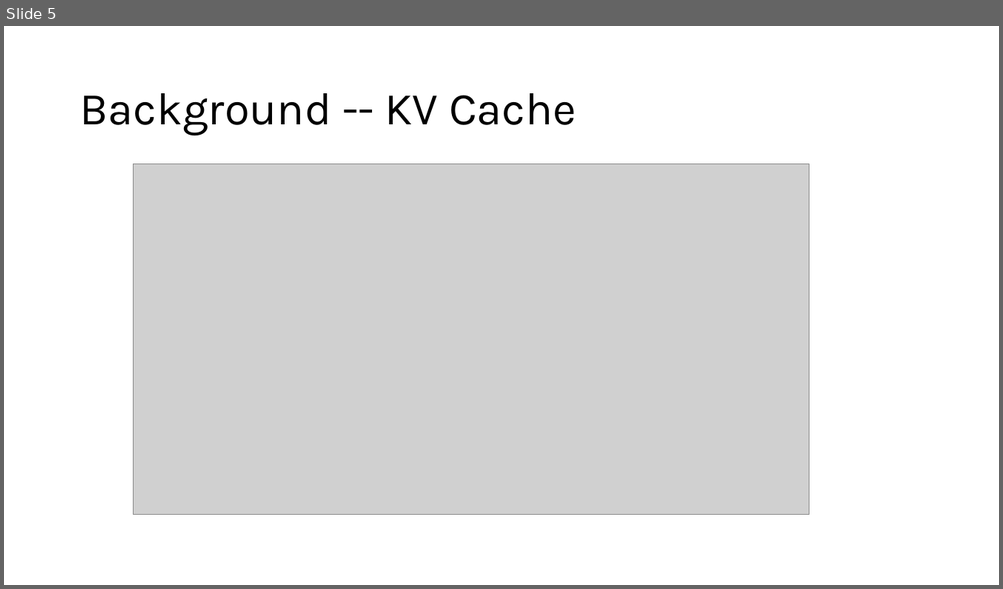
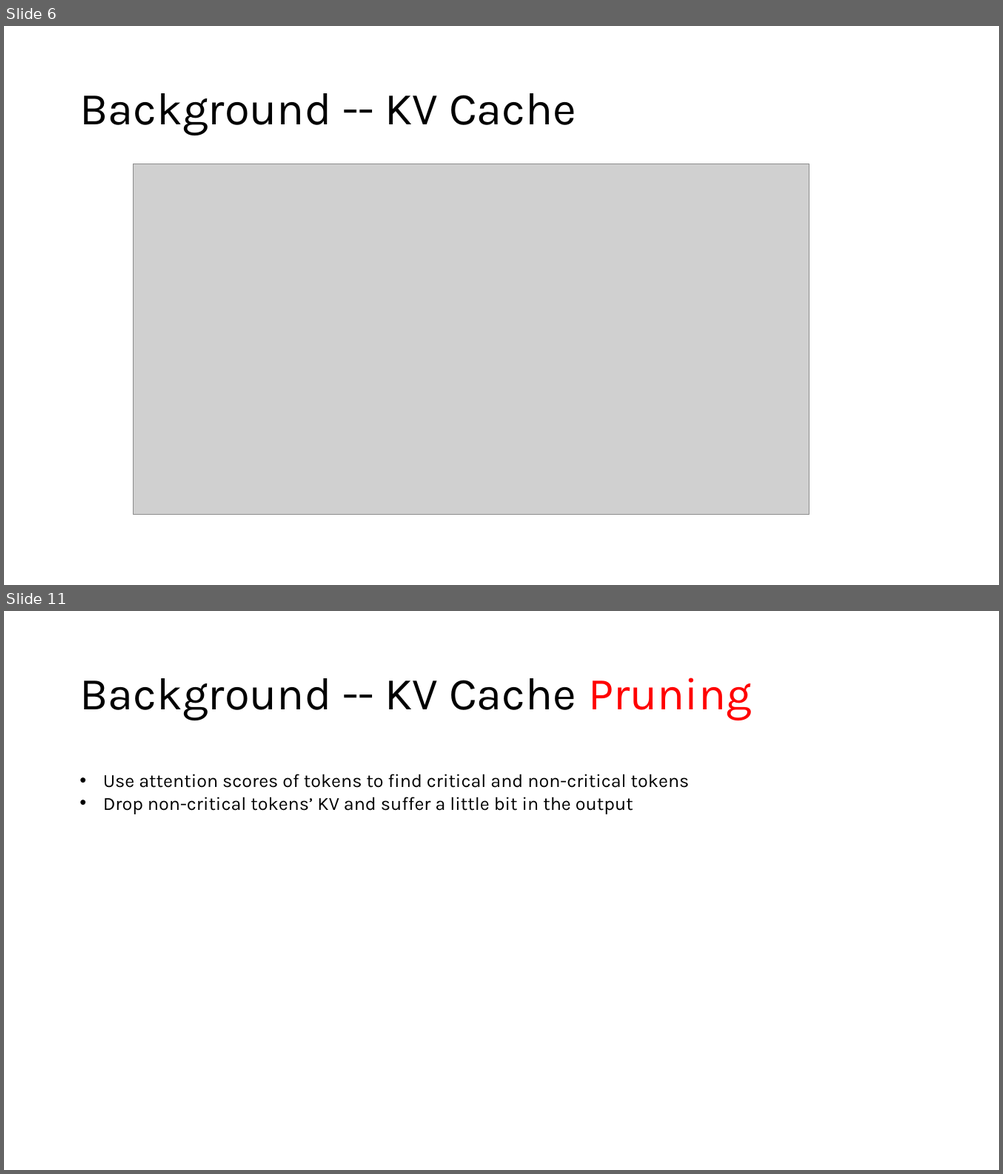
Before and after one commit to HaseebLUMS/Onyx-Presentation, a slide deck: DiffKV MLSys Seminar.pptx. Shown one above the other, each under a label of ours: slide 5 before the commit, slides 6 and 11 after it; the slides between them are not shown. The pictures are 1003x589 and 1003x1174 pixels, drawn with LibreOffice and Linux fonts; fonts in the diff are those of the drawing; grey boxes stand for pictures. Boxes give left, top, right and bottom in pixels: in the first picture for what was removed or moved away, otherwise in the second. Text is boxed around its words. In the diff, an @@ line names an element or a change of style, - is before the commit and + after.

```diff
--- a/DiffKV MLSys Seminar.pptx
+++ b/DiffKV MLSys Seminar.pptx
@@ slide 11 added at (x1=4, y1=611, x2=999, y2=1170), background #FFFFFF @@
@@ title added at (x1=79, y1=678, x2=751, y2=721), 44 pt, text #000000 @@
+Background -- KV Cache Pruning
@@ text added at (x1=103, y1=774, x2=689, y2=815), 18 pt, text #000000 @@
+• Use attention scores of tokens to find critical and non-critical tokens
+• Drop non-critical tokens’ KV and suffer a little bit in the output
@@ what was slide 5 is now slide 6 @@
```
Also in this commit, not shown: 3 slides changed, 7 other slides added.
